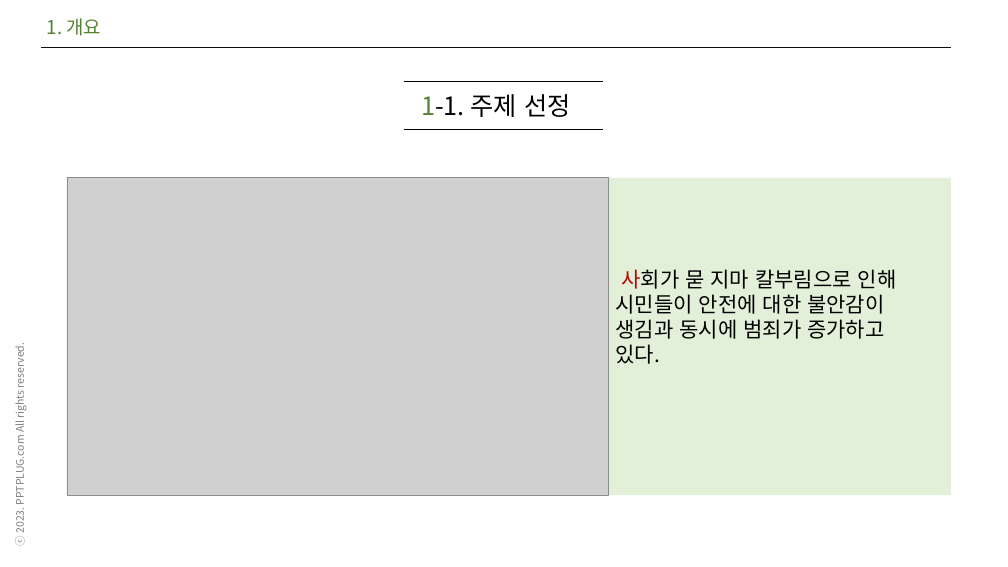
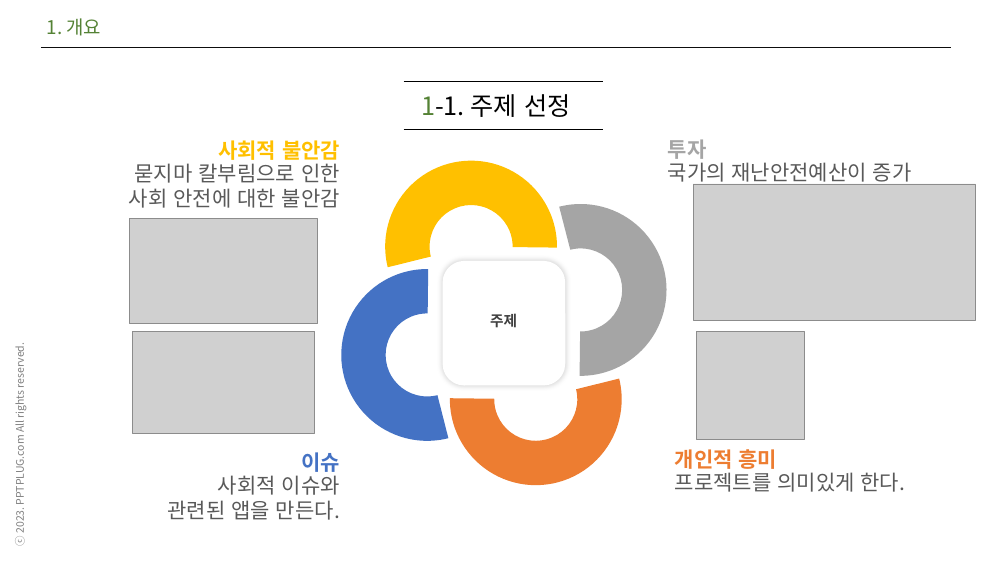
Before and after one commit to tjdwjdgus99/HRD_PYTHON_AI, a slide deck: slide 3 of Python04_ML_DL_Android_project/프로젝트 설계 성정현.pptx. Drawn at 1008x567 pixels with LibreOffice and Linux fonts; fonts in the diff are those of the drawing; grey boxes stand for pictures. Boxes give left, top, right and bottom in pixels: in the first picture for what was removed or moved away, otherwise in the second. Text is boxed around its words. In the diff, an @@ line names an element or a change of style, - is before the commit and + after.

```diff
--- a/Python04_ML_DL_Android_project/프로젝트 설계 성정현.pptx
+++ b/Python04_ML_DL_Android_project/프로젝트 설계 성정현.pptx
@@ text added at <box>218,140,340,160</box>, 20 pt, text #FFC000, bold @@
+사회적 불안감
@@ group added at <box>314,134,693,511</box>: 4 arch (boxed as its full ring)s @@
@@ text added at <box>668,139,707,159</box>, 20 pt, text #A5A5A5, bold @@
+투자
@@ text added at <box>129,163,340,208</box>, 20 pt, text #595959 @@
+묻지마 칼부림으로 인한
+사회 안전에 대한 불안감
@@ rectangle removed at <box>603,178,951,495</box> @@
@@ text added at <box>668,162,912,185</box>, 20 pt, text #595959 @@
+국가의 재난안전예산이 증가
@@ picture added at <box>693,184,975,321</box> @@
@@ picture: place and size @@
-picture at <box>67,178,609,495</box>
+picture at <box>129,219,318,324</box>
@@ rounded rectangle added at <box>442,261,565,386</box>, fill #FFFFFF @@
@@ text removed at <box>615,269,897,364</box> @@
-사회가 묻 지마 칼부림으로 인해 시민들이 안전에 대한 불안감이
-생김과 동시에 범죄가 증가하고
-있다.
@@ text added at <box>490,313,517,328</box>, 14 pt, text #404040, bold @@
+주제
@@ picture added at <box>132,331,315,433</box> @@
@@ picture added at <box>696,332,805,440</box> @@
@@ text added at <box>675,449,778,469</box>, 20 pt, text #ED7D31, bold @@
+개인적 흥미
@@ text added at <box>167,475,340,520</box>, 20 pt, text #595959 @@
+사회적 이슈와
+관련된 앱을 만든다.
@@ text added at <box>301,452,340,472</box>, 20 pt, text #4472C4, bold @@
+이슈
@@ text added at <box>675,472,906,492</box>, 20 pt, text #595959 @@
+프로젝트를 의미있게 한다.
```
Also in this commit, not shown: 7 other slides changed, 2 slides added, 1 slide removed.
